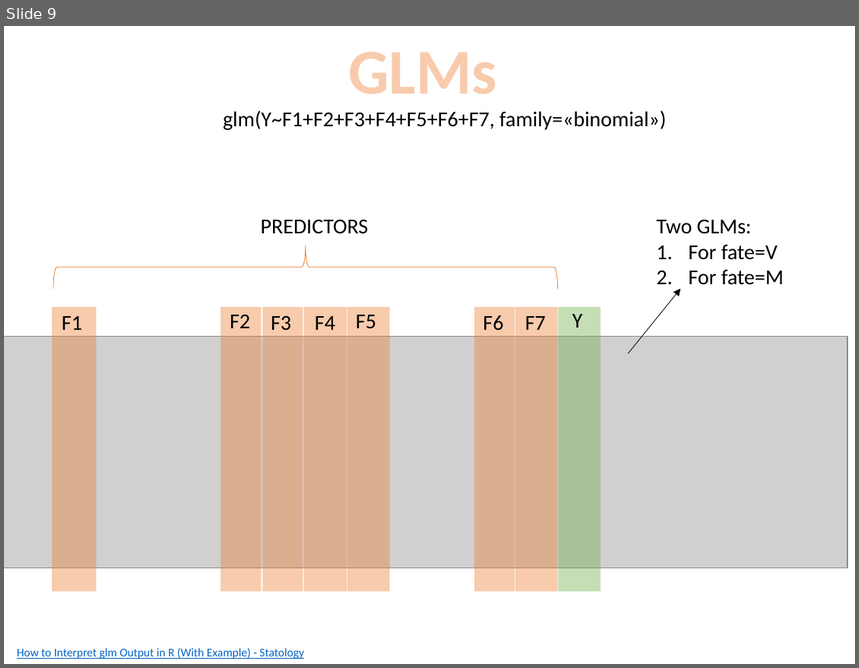
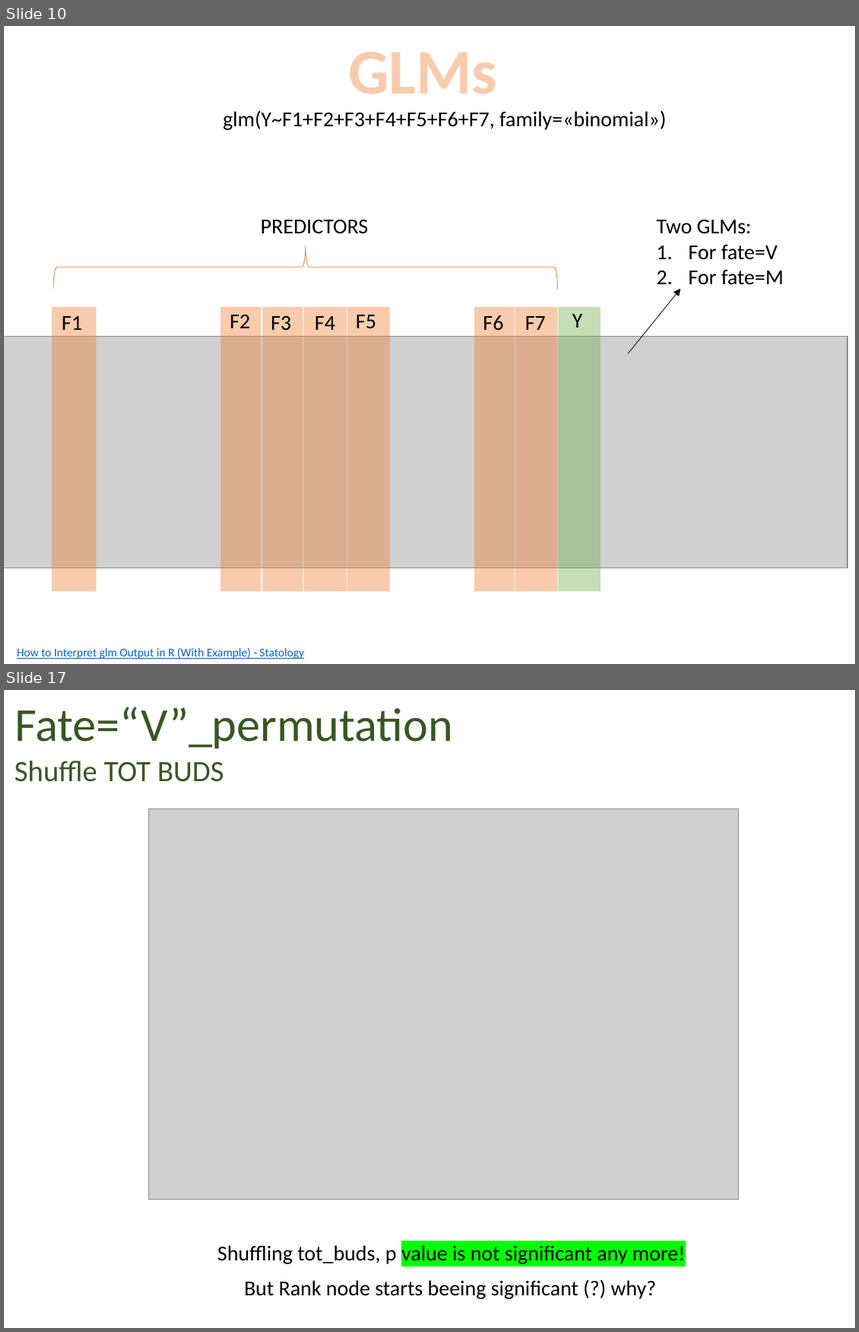
Before and after one commit to Corilana/L-HAZELNUT, a slide deck: Procedures_coding_hazelnut_architecture.pptx. Shown one above the other, each under a label of ours: slide 9 before the commit, slides 10 and 17 after it; the slides between them are not shown. The pictures are 859x668 and 859x1332 pixels, drawn with LibreOffice and Linux fonts; fonts in the diff are those of the drawing; grey boxes stand for pictures. Boxes give left, top, right and bottom in pixels: in the first picture for what was removed or moved away, otherwise in the second. Text is boxed around its words. In the diff, an @@ line names an element or a change of style, - is before the commit and + after.

Commit message:
permutation AIC diff and more glms

```diff
--- a/Procedures_coding_hazelnut_architecture.pptx
+++ b/Procedures_coding_hazelnut_architecture.pptx
@@ slide 17 added at bbox=[4, 690, 855, 1328], background #FFFFFF @@
@@ text added at bbox=[15, 707, 452, 749], 40 pt, text #385723 @@
+Fate=“V”_permutation
@@ text added at bbox=[15, 761, 224, 782], 25 pt, text #385723 @@
+Shuffle TOT BUDS
@@ picture added at bbox=[148, 809, 739, 1200] @@
@@ text added at bbox=[218, 1246, 685, 1265], 18 pt, text #000000 @@
+Shuffling tot_buds, p value is not significant any more!
@@ text added at bbox=[244, 1281, 657, 1300], 18 pt, text #000000 @@
+But Rank node starts beeing significant (?) why?
@@ what was slide 9 is now slide 10 @@
```
Also in this commit, not shown: 1 slide changed, 28 other slides added, 2 slides removed, 1 other file.
